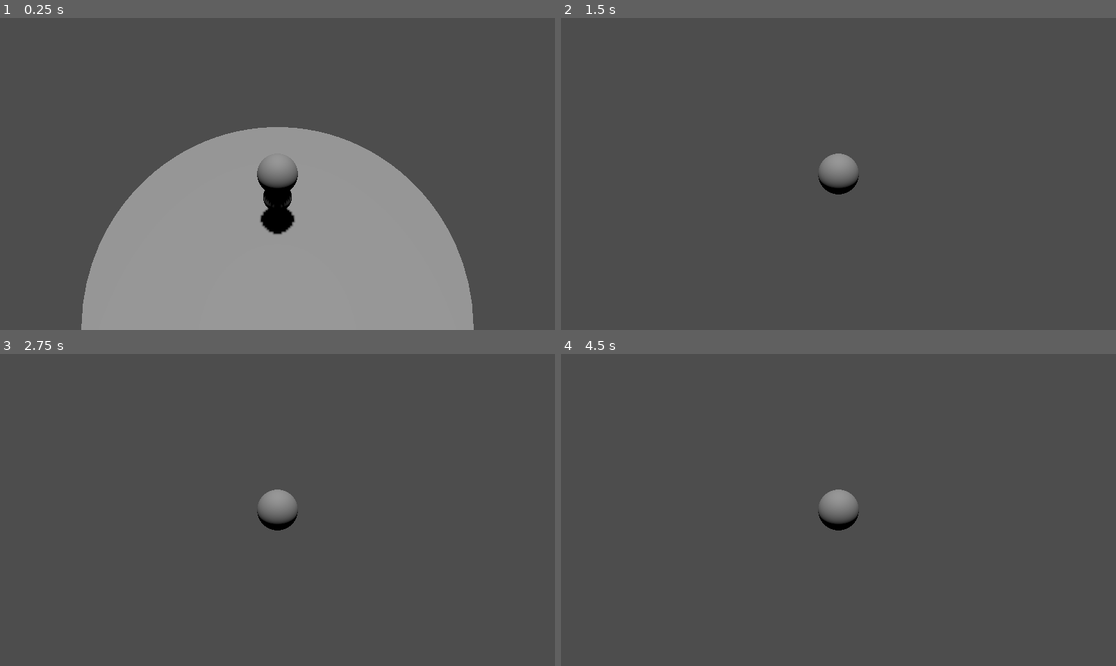
Above: before the commit, frames 1-4 (two rows, left to right).
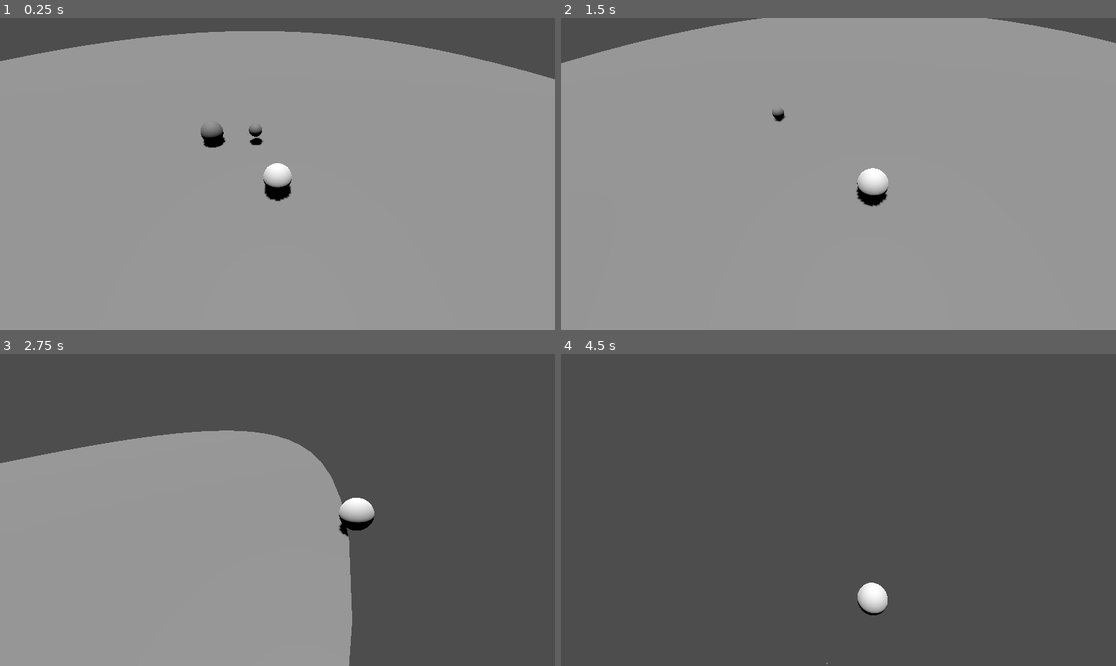
Above: after the commit, the same moments.

Repository: aryuuu/rolling-rumble
Game: Godot game, scene res://main.tscn
Same seed, same stepped clock (60 frames per second), same inputs: the game is played once before the commit and once after it.
Inputs (mouse positions are in pixels of both pictures, inside the frame that each line leads up to):
- Up to frame 1 (0.25 s): no input
- Up to frame 2 (1.5 s): move the mouse to (960, 158) at 0.52 s; hold Right (move_right) 0.53-1.28 s; tap Space (jump) at 0.6, 0.77, 1.07, 1.35 s; move the mouse to (727, 189) at 1.27 s; hold Down (move_backward) from 1.28 s (still down)
- Up to frame 3 (2.75 s): tap Space (jump) at 1.52, 1.82, 2.1 s; move the mouse to (333, 441) at 2.02 s; release Down (move_backward) at 2.03 s; hold Right (move_right) from 2.03 s (still down)
- Up to frame 4 (4.5 s): move the mouse to (810, 572) at 2.77 s; release Right (move_right) at 2.78 s; hold Up (move_forward) 2.78-3.53 s; tap Space (jump) at 2.85, 3.02, 3.32, 3.6, 3.77, 4.07, 4.35 s; move the mouse to (1005, 556) at 3.52 s; hold Left (move_left) from 3.53 s (still down); move the mouse to (672, 463) at 4.27 s

The runs differ from the first frame. In frame 1, 56% of the frame differs, in the area x 0-100%, y 4-100%; in frame 2, 97%, in the area x 0-100%, y 0-100%; in frame 3, 45%; in frame 4, 1.0%.

Commit message:
feat: update movement mechanics

Diff:
--- /dev/null
+++ b/ball.gd
@@ -0,0 +1,53 @@
+extends RigidBody3D
+
+@export var rolling_force = 1000
+@export var jump_impulse = 100
+
+@export var mouse_sensitivity = .1
+@export var camera_anglev = 0
+## Called when the node enters the scene tree for the first time.
+#func _ready():
+	#pass # Replace with function body.
+#
+#
+## Called every frame. 'delta' is the elapsed time since the previous frame.
+#func _process(delta):
+	#pass
+
+
+func _ready():
+	$CameraPivot.top_level = true
+	$FloorCheck.top_level = true
+
+func _input(event):
+	if event is InputEventMouseMotion:
+		$CameraPivot.rotate_y(deg_to_rad(-event.relative.x * mouse_sensitivity))
+		var changev = -event.relative.y * mouse_sensitivity
+		if camera_anglev+changev > -50 and camera_anglev + changev < 50:
+			camera_anglev += changev
+			$CameraPivot.rotate_x(deg_to_rad(changev))
+
+func _physics_process(delta):
+	var old_camera_pos= $CameraPivot.global_transform.origin
+	var ball_pos = global_transform.origin
+	var new_camera_pos = lerp(old_camera_pos, ball_pos, 0.1)
+	$CameraPivot.global_transform.origin = new_camera_pos
+
+	$FloorCheck.global_transform.origin = global_transform.origin
+
+	if Input.is_action_pressed("move_forward"):
+		angular_velocity.x -= rolling_force*delta
+	elif Input.is_action_pressed("move_backward"):
+		angular_velocity.x += rolling_force*delta
+
+	if Input.is_action_pressed("move_right"):
+		angular_velocity.z -= rolling_force*delta
+	elif Input.is_action_pressed("move_left"):
+		angular_velocity.z += rolling_force*delta
+
+	var is_on_floor = $FloorCheck.is_colliding()
+	if Input.is_action_just_pressed("jump"):
+		print("ball jump pressed")
+	if Input.is_action_just_pressed("jump") and is_on_floor:
+		print("should jump")
+		apply_central_impulse(Vector3.UP * jump_impulse)
--- /dev/null
+++ b/ball.tscn
@@ -0,0 +1,41 @@
+[gd_scene load_steps=7 format=3 uid="uid://c85hxl6tetoht"]
+
+[ext_resource type="Script" path="res://ball.gd" id="1_22fpf"]
+
+[sub_resource type="PhysicsMaterial" id="PhysicsMaterial_bh6nj"]
+rough = true
+bounce = 0.6
+
+[sub_resource type="SphereShape3D" id="SphereShape3D_q13m6"]
+
+[sub_resource type="StandardMaterial3D" id="StandardMaterial3D_ry4yl"]
+
+[sub_resource type="SphereMesh" id="SphereMesh_mqcdw"]
+lightmap_size_hint = Vector2i(17, 9)
+material = SubResource("StandardMaterial3D_ry4yl")
+uv2_padding = 0.0
+
+[sub_resource type="Skin" id="Skin_fnj5p"]
+
+[node name="Ball" type="RigidBody3D"]
+transform = Transform3D(1, 0, 0, 0, 1, 0, 0, 0, 1, 3, 0, 3)
+collision_mask = 7
+physics_material_override = SubResource("PhysicsMaterial_bh6nj")
+angular_damp = 1.0
+script = ExtResource("1_22fpf")
+
+[node name="CollisionShape3D" type="CollisionShape3D" parent="."]
+shape = SubResource("SphereShape3D_q13m6")
+
+[node name="MeshInstance3D" type="MeshInstance3D" parent="."]
+mesh = SubResource("SphereMesh_mqcdw")
+skin = SubResource("Skin_fnj5p")
+
+[node name="CameraPivot" type="Marker3D" parent="."]
+transform = Transform3D(1, 0, 0, 0, 0.707107, 0.707107, 0, -0.707107, 0.707107, 0, 0, 0)
+
+[node name="Camera3D" type="Camera3D" parent="CameraPivot"]
+transform = Transform3D(1, 0, 0, 0, 1, 0, 0, 0, 1, 0, 0, 7)
+
+[node name="FloorCheck" type="RayCast3D" parent="."]
+target_position = Vector3(0, -30, 0)
--- a/item.tscn
+++ b/item.tscn
@@ -1,5 +1,20 @@
-[gd_scene format=3 uid="uid://bea0tjhi8blnb"]
+[gd_scene load_steps=3 format=3 uid="uid://bea0tjhi8blnb"]
+
+[sub_resource type="SphereShape3D" id="SphereShape3D_y5qyp"]
+radius = 0.3
+
+[sub_resource type="SphereMesh" id="SphereMesh_5wg32"]
+radius = 0.3
+height = 0.6
 
 [node name="Item" type="Node"]
 
 [node name="RigidBody3D" type="RigidBody3D" parent="."]
+transform = Transform3D(1, 0, 0, 0, 1, 0, 0, 0, 1, 2, 0, 0)
+collision_mask = 7
+
+[node name="CollisionShape3D" type="CollisionShape3D" parent="RigidBody3D"]
+shape = SubResource("SphereShape3D_y5qyp")
+
+[node name="MeshInstance3D" type="MeshInstance3D" parent="RigidBody3D"]
+mesh = SubResource("SphereMesh_5wg32")
--- a/main.tscn
+++ b/main.tscn
@@ -1,15 +1,16 @@
-[gd_scene load_steps=5 format=3 uid="uid://dh1eqasertj8p"]
+[gd_scene load_steps=6 format=3 uid="uid://dh1eqasertj8p"]
 
 [ext_resource type="PackedScene" uid="uid://dytkjs1swqfh2" path="res://player.tscn" id="1_61ql1"]
-[ext_resource type="PackedScene" uid="uid://bw1etcd30alaq" path="res://mob.tscn" id="2_baic5"]
+[ext_resource type="PackedScene" uid="uid://bea0tjhi8blnb" path="res://item.tscn" id="3_82pop"]
+[ext_resource type="PackedScene" uid="uid://c85hxl6tetoht" path="res://ball.tscn" id="3_vwmyy"]
 
 [sub_resource type="CylinderShape3D" id="CylinderShape3D_tx22d"]
 height = 0.2
-radius = 5.0
+radius = 25.0
 
 [sub_resource type="CylinderMesh" id="CylinderMesh_xq24h"]
-top_radius = 5.0
-bottom_radius = 5.0
+top_radius = 25.0
+bottom_radius = 25.0
 height = 0.2
 
 [node name="Main" type="Node"]
@@ -29,8 +30,8 @@
 transform = Transform3D(1, 0, 0, 0, -0.073743, 0.997277, 0, -0.997277, -0.073743, 0, 1.33373, 0)
 shadow_enabled = true
 
+[node name="Item" parent="." instance=ExtResource("3_82pop")]
+
+[node name="Ball" parent="." instance=ExtResource("3_vwmyy")]
+
 [node name="Player" parent="." instance=ExtResource("1_61ql1")]
-
-[node name="Mob" parent="." instance=ExtResource("2_baic5")]
-
-[node name="Mob2" parent="." instance=ExtResource("2_baic5")]
--- a/mob.gd
+++ b/mob.gd
@@ -1,11 +1,23 @@
 extends CharacterBody3D
 
+@export var fall_acceleration = 20
 @export var deceleration_rate = 2
 
-var target_velocity
-#
-#func _physics_process(delta):
-	#pass
+@export var target_velocity = Vector3.ZERO
+
+func _physics_process(delta):
+	#var target_velocity = Vector3.ZERO
+	if not is_on_floor():
+		target_velocity.y = target_velocity.y - (fall_acceleration * delta)
+
+	velocity = target_velocity
+	#print("mob vel: ", velocity)
+
+	move_and_slide()
 #
 func bounce(vec: Vector3):
-	pass
+	#print("bounce vec: ", vec)
+	velocity = vec
+	#target_velocity = vec
+
+	move_and_slide()
--- a/mob.tscn
+++ b/mob.tscn
@@ -11,7 +11,7 @@
 
 [node name="Mob" type="CharacterBody3D" groups=["mob"]]
 collision_layer = 2
-collision_mask = 2
+collision_mask = 7
 script = ExtResource("1_jbrff")
 
 [node name="Pivot" type="Node3D" parent="."]
--- a/player.gd
+++ b/player.gd
@@ -1,10 +1,13 @@
 extends CharacterBody3D
 
-@export var speed = 14
+@export var speed = 20
 @export var fall_acceleration = 75
 @export var jump_impulse = 20
 
-@export var deceleration_rate = 2
+@export var deceleration_rate = 0.5
+@export var acceleration_rate = 1
+
+@export var collision_rate = 1
 
 @export var bounce_impulse = 8
 
@@ -12,34 +15,64 @@
 
 func _physics_process(delta):
 	var direction = Vector3.ZERO
-	#var direction
-	#if velocity.is_zero_approx():
-		#direction = Vector3.ZERO
-	#else:
-		#direction =
-	#var direction = velocity
+	#var direction = Vector3()
+	var current_velocity = Vector3.ZERO
+	var x_dir = 0
+	var z_dir = 0
+
+	if not is_nan(current_velocity.x):
+		current_velocity.x = velocity.x
+
+		if current_velocity.x != 0:
+			x_dir = current_velocity.x / abs(current_velocity.x)
+
+	current_velocity.y = velocity.y
+
+	if not is_nan(current_velocity.z):
+		current_velocity.z = velocity.z
+
+		if current_velocity.z != 0:
+			z_dir = current_velocity.z / abs(current_velocity.z)
+
+	var x_decel = -x_dir * deceleration_rate
+	var z_decel = -z_dir * deceleration_rate
+
+	var acc = Vector3(x_decel, 0, z_decel)
 
 	if Input.is_action_pressed("move_right"):
+		acc.x = acceleration_rate
 		direction.x += 1
 	if Input.is_action_pressed("move_left"):
+		acc.x = -acceleration_rate
 		direction.x -= 1
 	if Input.is_action_pressed("move_backward"):
+		acc.z = acceleration_rate
 		direction.z += 1
 	if Input.is_action_pressed("move_forward"):
+		acc.z = -acceleration_rate
 		direction.z -= 1
 
-	if direction != Vector3.ZERO:
-		direction = direction.normalized()
-		$Pivot.basis = Basis.looking_at(direction)
+	#if direction != Vector3.ZERO:
+		#direction = direction.normalized()
+		#$Pivot.basis = Basis.looking_at(direction)
 
-	target_velocity.x = direction.x * speed
-	target_velocity.z = direction.z * speed
+	if abs(current_velocity.x + acc.x) > speed:
+		velocity.x = direction.x * speed
+	else:
+		velocity.x += acc.x
+
+	if abs(current_velocity.z + acc.z) > speed:
+		velocity.z = direction.z * speed
+	else:
+		velocity.z += acc.z
 
 	if not is_on_floor():
 		target_velocity.y = target_velocity.y - (fall_acceleration * delta)
 
 	if is_on_floor() and Input.is_action_just_pressed("jump"):
 		target_velocity.y = jump_impulse
+
+	velocity.y = target_velocity.y
 
 	for index in range(get_slide_collision_count()):
 		var collision = get_slide_collision(index)
@@ -53,7 +86,14 @@
 			var mob = collision.get_collider()
 
 			var bounce_velocity: Vector3
-			mob.bounce(target_velocity)
+			var collision_vec = collision.get_normal()
+			bounce_velocity.x = collision_vec.x * collision_rate * speed
+			bounce_velocity.y = collision_vec.y * collision_rate * speed
+			bounce_velocity.z = collision_vec.z * collision_rate * speed
+			print("player_vel: ", velocity)
+			print("bounce_vel: ", bounce_velocity)
+
+			mob.bounce(bounce_velocity)
 			#Vector3.UP
 
 			# TODO: move the mob with some speed and direction depends on our player
@@ -62,9 +102,7 @@
 			#if Vector3.UP.dot(collision.get_normal()) > 0.1:
 			#print(collision.get_normal())
 
-
-
-
-
-	velocity = target_velocity
+	#velocity = target_velocity
+	#print("player velo:", velocity)
 	move_and_slide()
+	#move_and_collide(velocity)
--- a/project.godot
+++ b/project.godot
@@ -58,6 +58,10 @@
 3d_physics/layer_2="enemies"
 3d_physics/layer_3="world"
 
+[physics]
+
+3d/physics_engine="GodotPhysics3D"
+
 [rendering]
 
 renderer/rendering_method="gl_compatibility"
